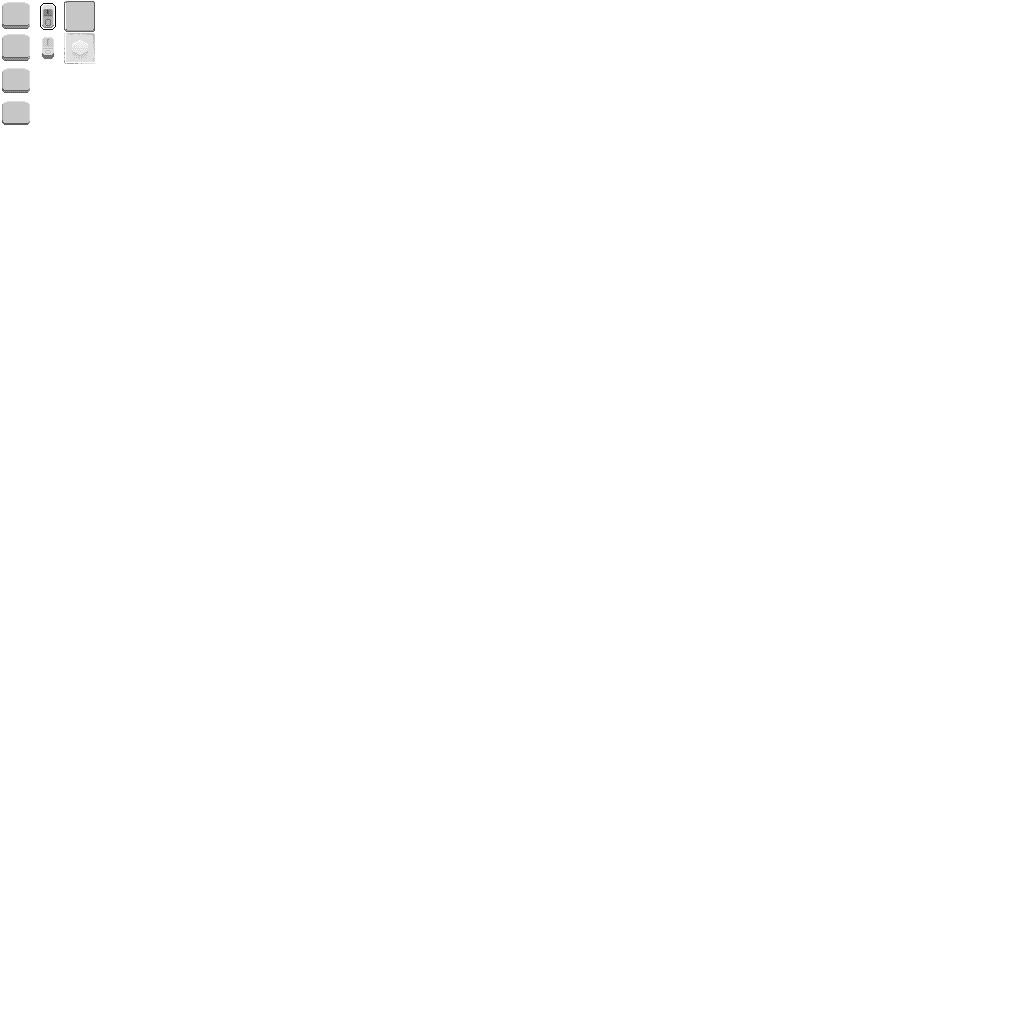
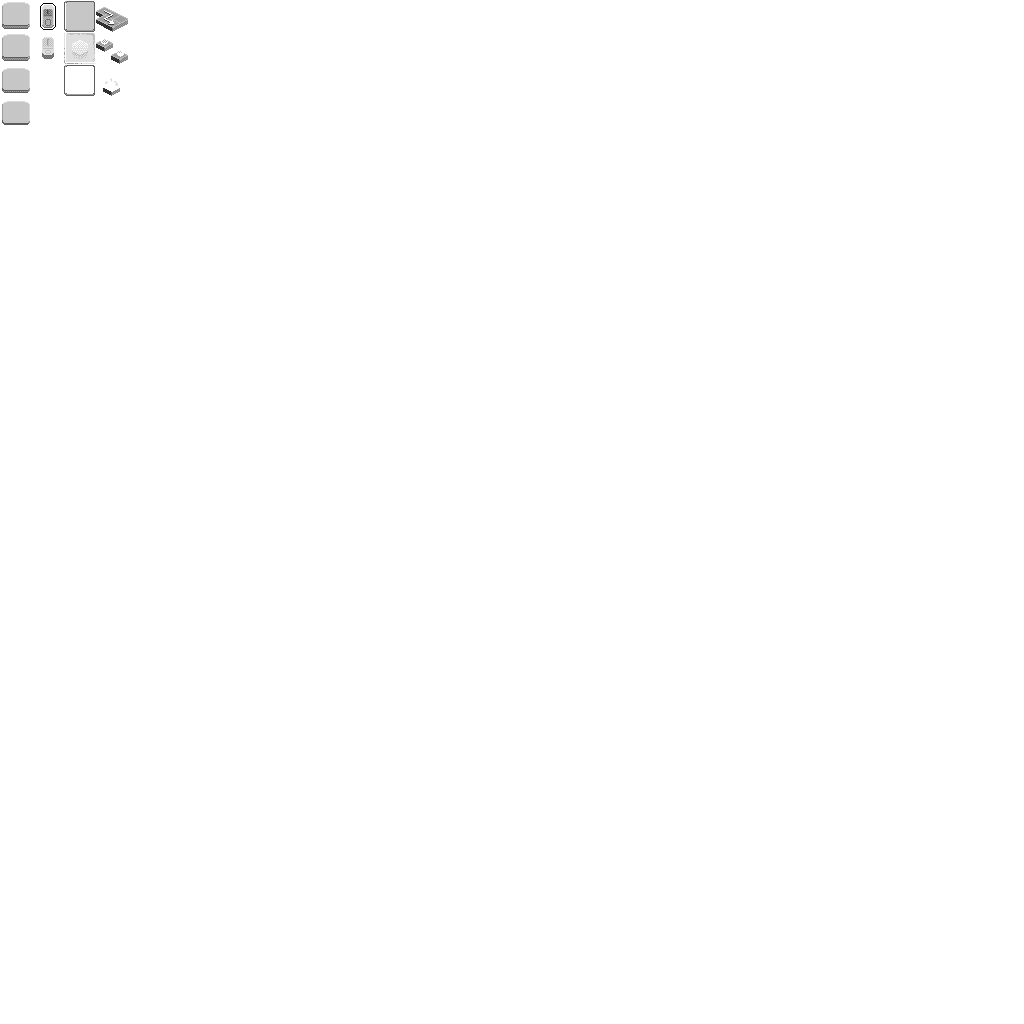
Comparing the layer stacks of the two 1024x1024 images. Changes:
painted on "Background" over box(64, 7, 128, 96)
